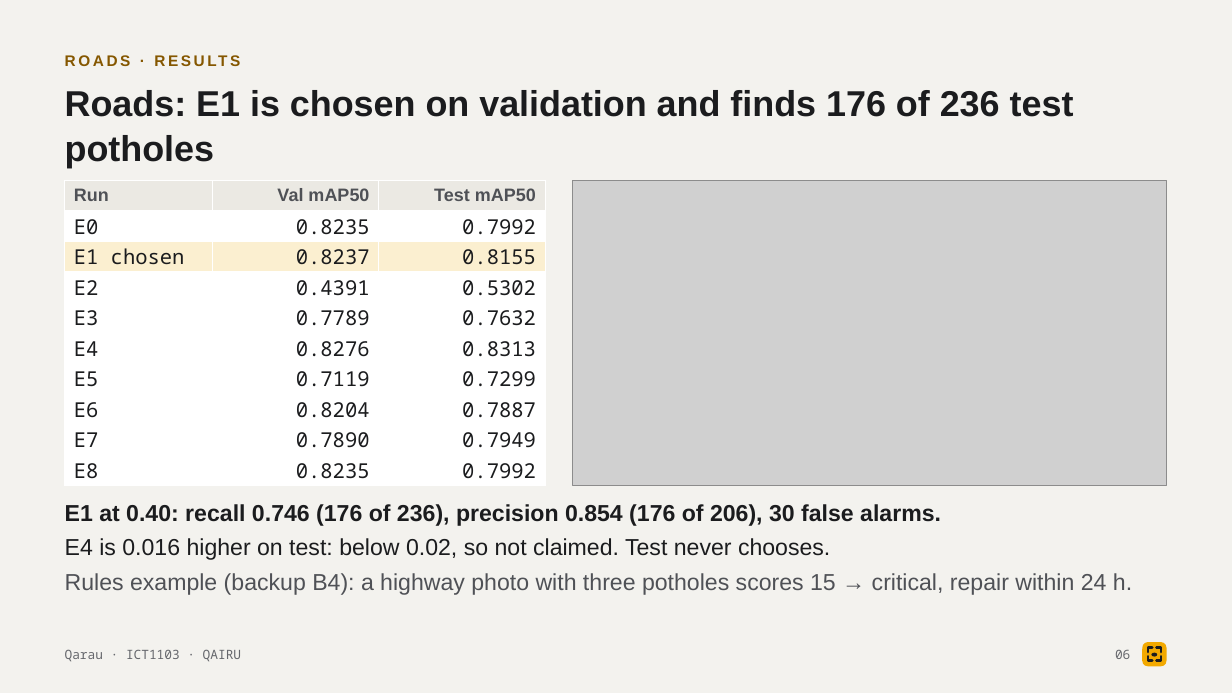
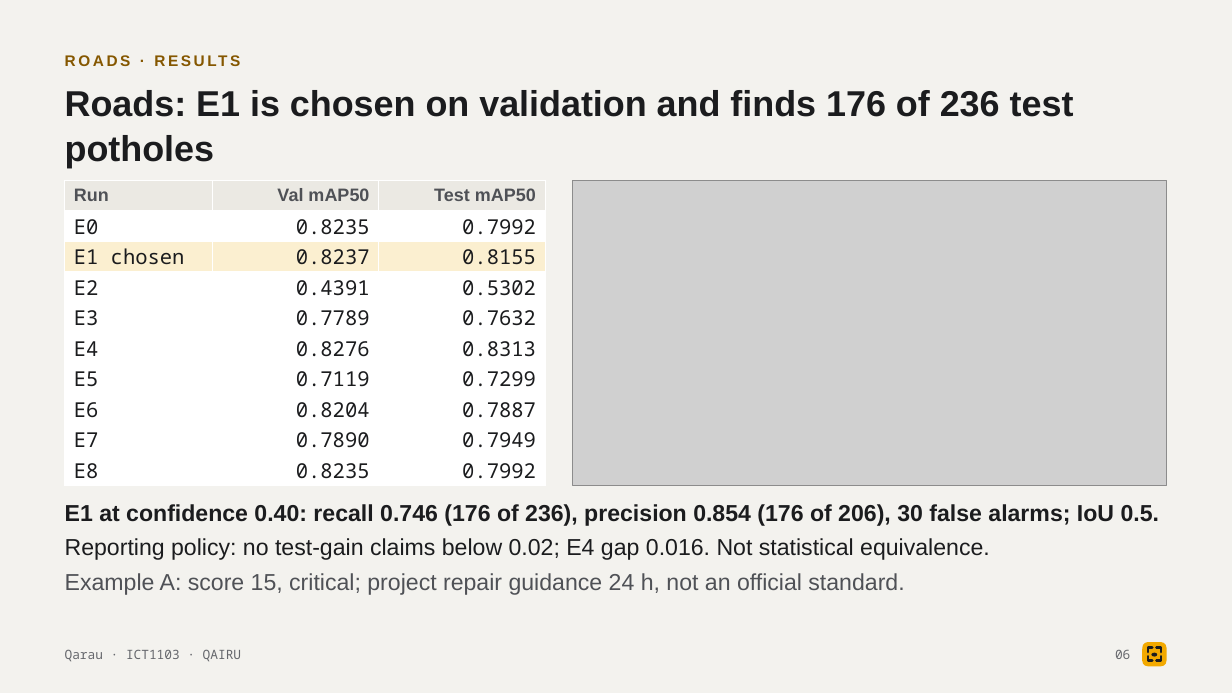
Before and after one commit to tairqaldy/jolscan-ict-final-1st-trimester, a slide deck: slide 6 of docs/deck/qarau-defense-deck.pptx. Drawn at 1232x693 pixels with LibreOffice and Linux fonts; fonts in the diff are those of the drawing; grey boxes stand for pictures. Boxes give left, top, right and bottom in pixels: in the first picture for what was removed or moved away, otherwise in the second. Text is boxed around its words. In the diff, an @@ line names an element or a change of style, - is before the commit and + after.

```diff
--- a/docs/deck/qarau-defense-deck.pptx
+++ b/docs/deck/qarau-defense-deck.pptx
@@ text at [65,504,1160,595]: text changed @@
-E1 at 0.40: recall 0.746 (176 of 236), precision 0.854 (176 of 206), 30 false alarms.
-E4 is 0.016 higher on test: below 0.02, so not claimed. Test never chooses.
-Rules example (backup B4): a highway photo with three potholes scores 15 → critical, repair within 24 h.
+E1 at confidence 0.40: recall 0.746 (176 of 236), precision 0.854 (176 of 206), 30 false alarms; IoU 0.5.
+Reporting policy: no test-gain claims below 0.02; E4 gap 0.016. Not statistical equivalence.
+Example A: score 15, critical; project repair guidance 24 h, not an official standard.
```
Also in this commit, not shown: 1 other slide changed, 2 other files.
